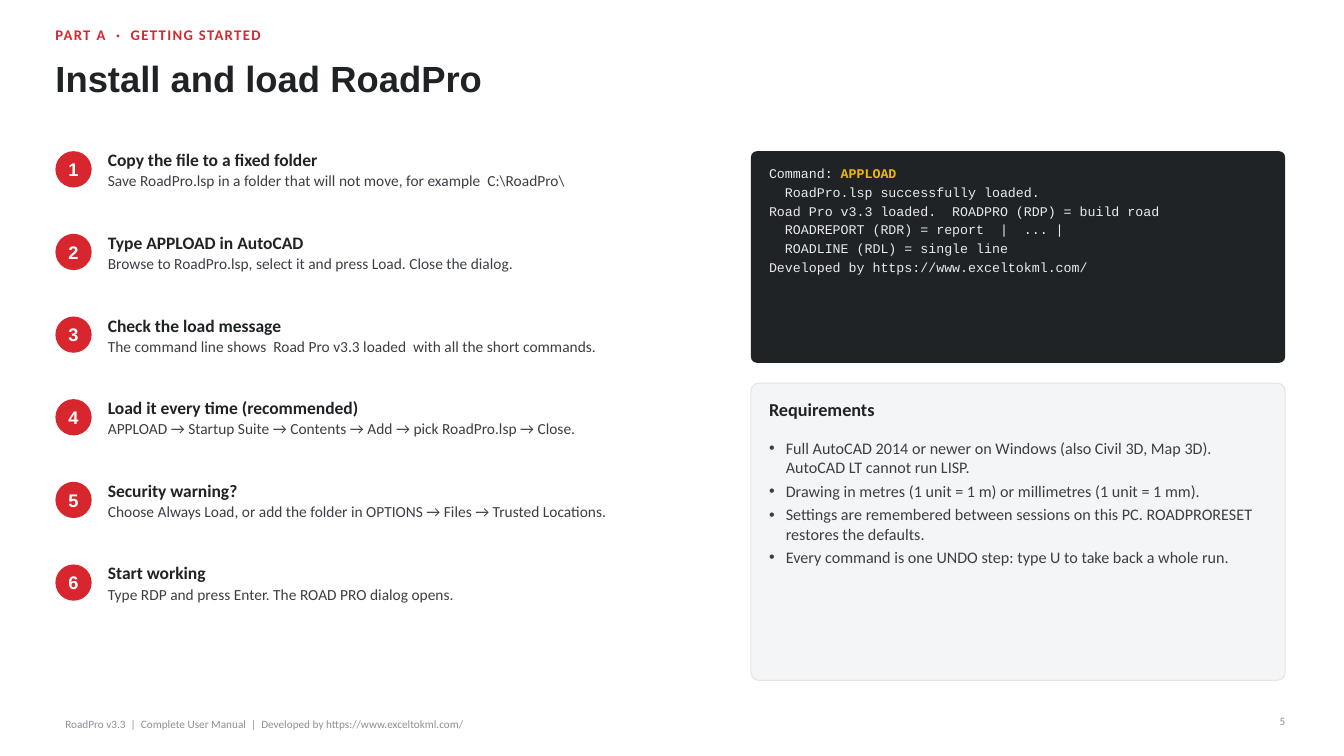
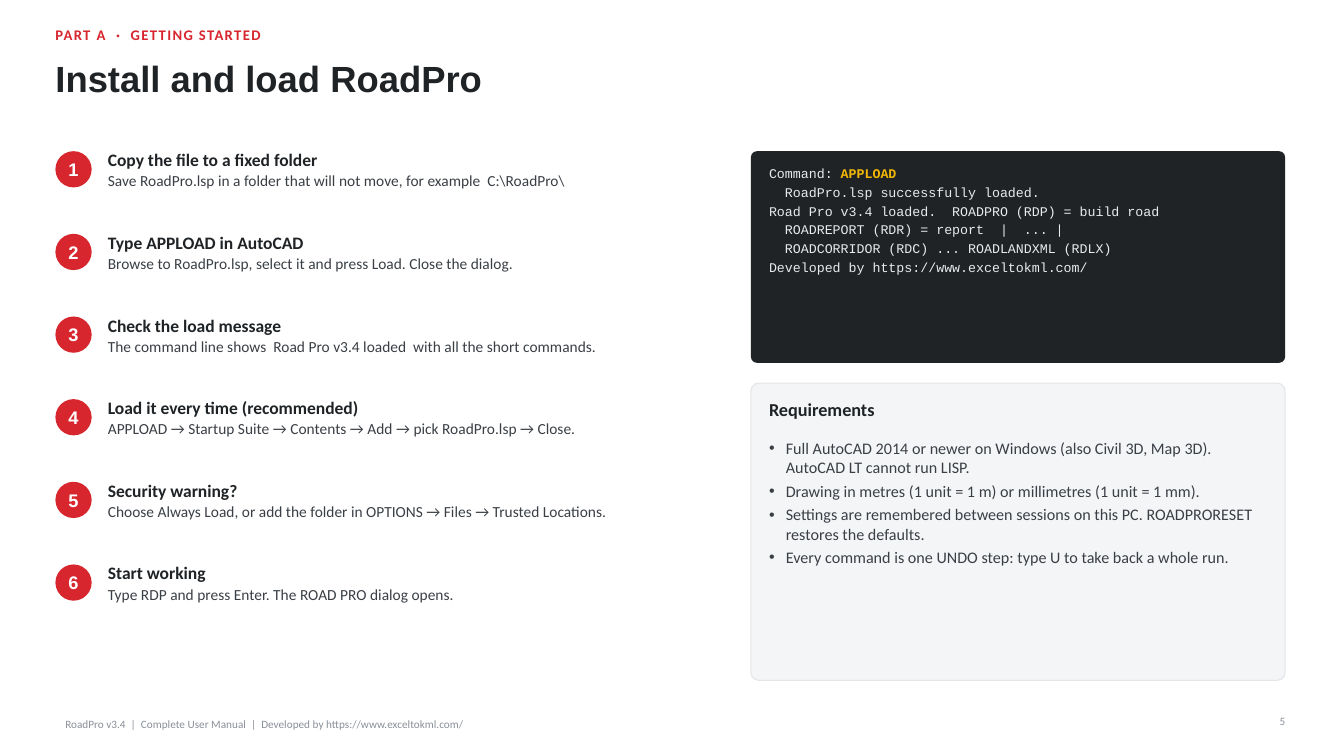
Before and after one commit to Asjad-Mehmood/KML-WEBSITE-, a slide deck: slide 5 of public/roadpro/RoadPro_User_Guide.pptx. Drawn at 1344x756 pixels with LibreOffice and Linux fonts; fonts in the diff are those of the drawing. Boxes give left, top, right and bottom in pixels: in the first picture for what was removed or moved away, otherwise in the second. Text is boxed around its words. In the diff, an @@ line names an element or a change of style, - is before the commit and + after.

```diff
--- a/public/roadpro/RoadPro_User_Guide.pptx
+++ b/public/roadpro/RoadPro_User_Guide.pptx
@@ text at (769,206,1159,219): text changed @@
-Road Pro v3.3 loaded. ROADPRO (RDP) = build road
+Road Pro v3.4 loaded. ROADPRO (RDP) = build road
@@ text at (785,244,1112,256): text changed @@
-ROADLINE (RDL) = single line
+ROADCORRIDOR (RDC) ... ROADLANDXML (RDLX)
@@ text at (108,341,596,352): text changed @@
-The command line shows Road Pro v3.3 loaded with all the short commands.
+The command line shows Road Pro v3.4 loaded with all the short commands.
@@ text at (65,720,463,730): text changed @@
-RoadPro v3.3 | Complete User Manual | Developed by https://www.exceltokml.com/
+RoadPro v3.4 | Complete User Manual | Developed by https://www.exceltokml.com/
```
Also in this commit, not shown: 36 other slides changed, 10 slides added, 1 slide removed, 22 other files.
